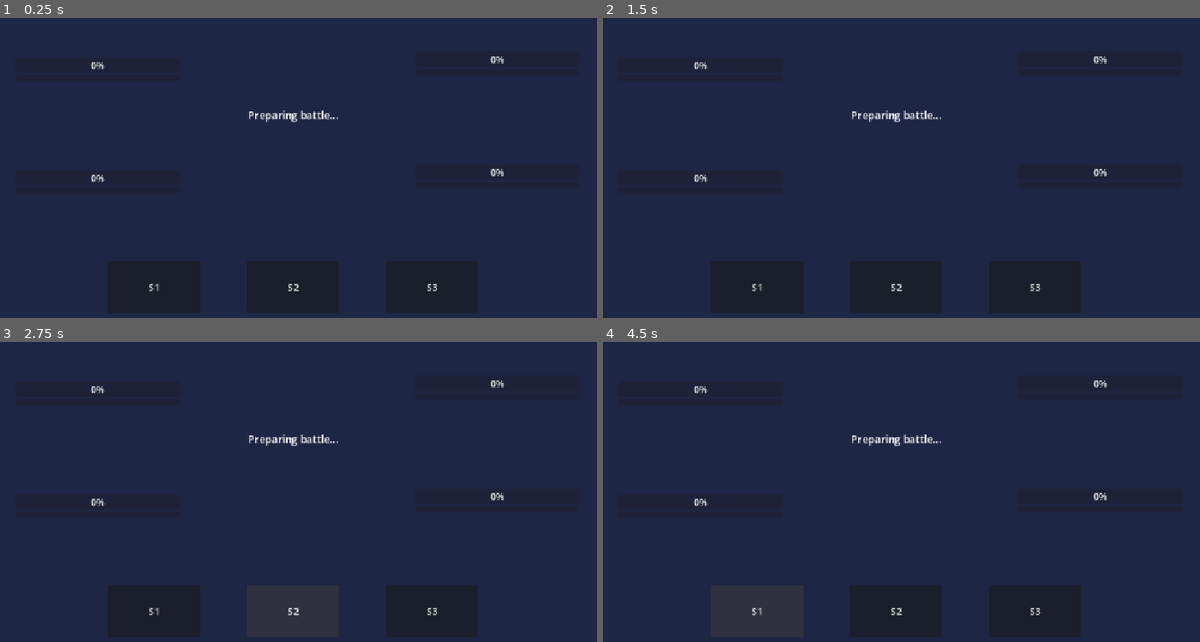
Above: before the commit, frames 1-4 (two rows, left to right).
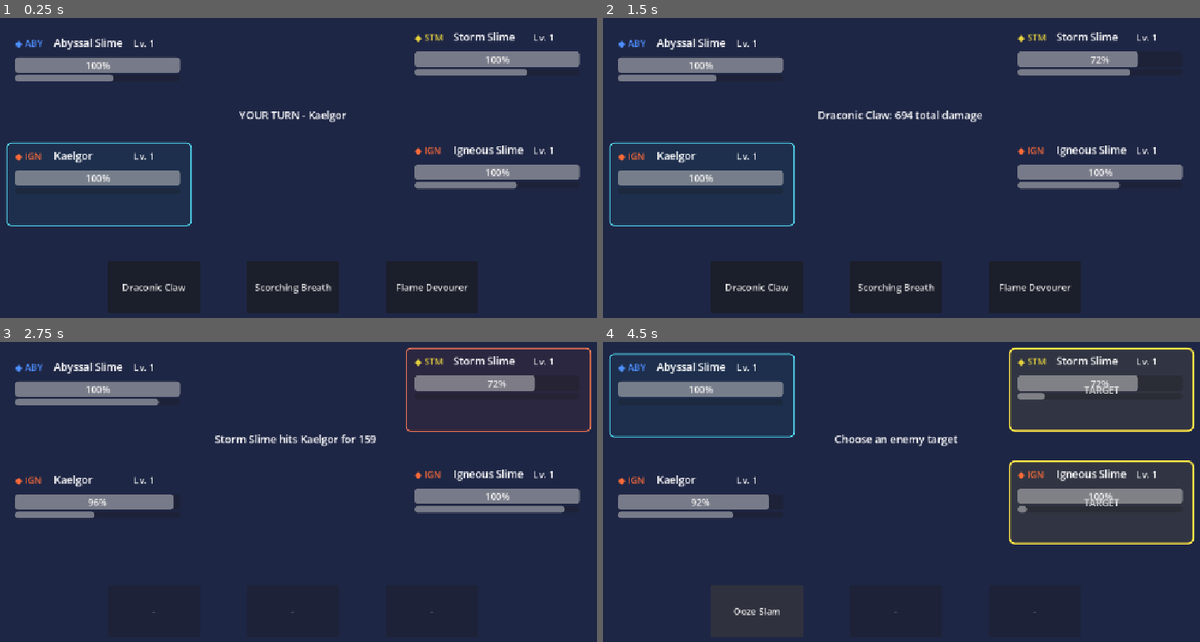
Above: after the commit, the same moments.

Repository: Akharyuu/monster-rpg
Game: Godot game, scene res://scenes/battle/battle_screen.tscn
Same seed, same stepped clock (60 frames per second), same inputs: the game is played once before the commit and once after it.
Inputs (mouse positions are in pixels of both pictures, inside the frame that each line leads up to):
- Up to frame 1 (0.25 s): no input
- Up to frame 2 (1.5 s): click "S1" (after the commit: "Draconic Claw") at 0.5 s; click (1104, 66) at 1.25 s, where only the run after the commit has a clickable "TARGET"
- Up to frame 3 (2.75 s): click (292, 612) at 2 s, where only the run before the commit has a clickable "S2"
- Up to frame 4 (4.5 s): click (1032, 612) at 2.75 s, where only the run before the commit has a clickable "S3"; click (758, 612) at 3.5 s, where only the run before the commit has a clickable "S1"; click "S1" (after the commit: "Ooze Slam") at 4.25 s

The runs differ from the first frame. In frame 1, 9.4% of the frame differs, in the area x 1-98%, y 4-92%; in frame 2, 9.1%; in frame 3, 9.1%; in frame 4, 9.8%, in the area x 1-100%, y 1-92%.
Error before the commit: Parse Error: Cannot infer the type of "can_target" variable because the value doesn't have a set type. (res://scenes/battle/monster_battle_hud.gd:85)

Commit message:
Fix target highlight type inference

Diff:
--- a/godot/scenes/battle/monster_battle_hud.gd
+++ b/godot/scenes/battle/monster_battle_hud.gd
@@ -81,7 +81,7 @@
 func set_target_mode(mode: String) -> void:
     target_mode = mode
 
-    var can_target := (
+    var can_target: bool = (
         bound_monster != null
         and bound_monster.is_alive()
         and is_enemy
